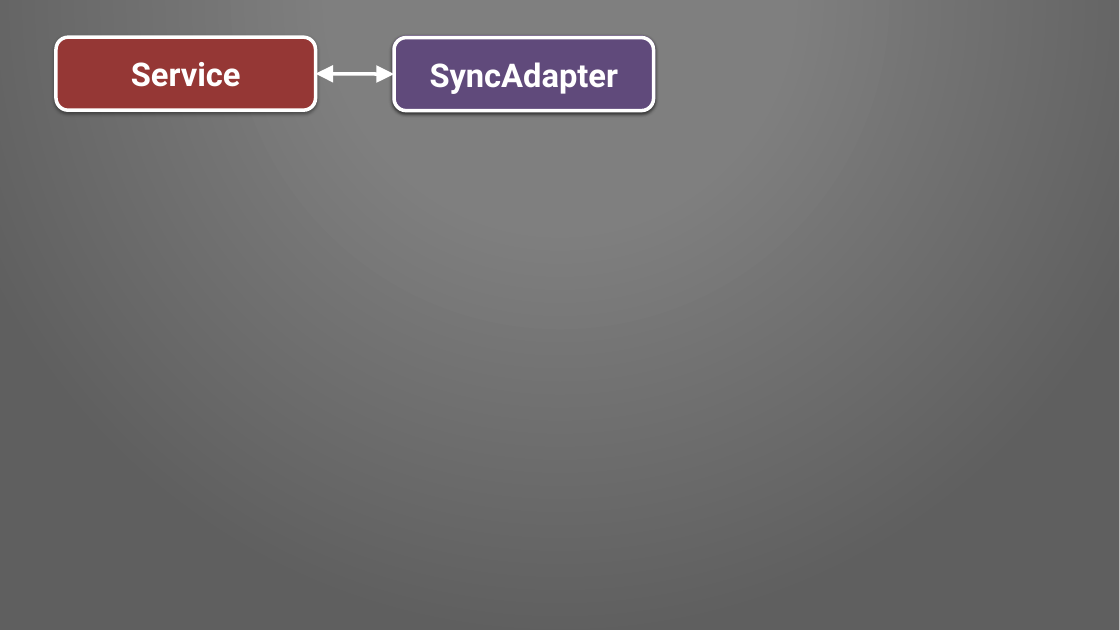
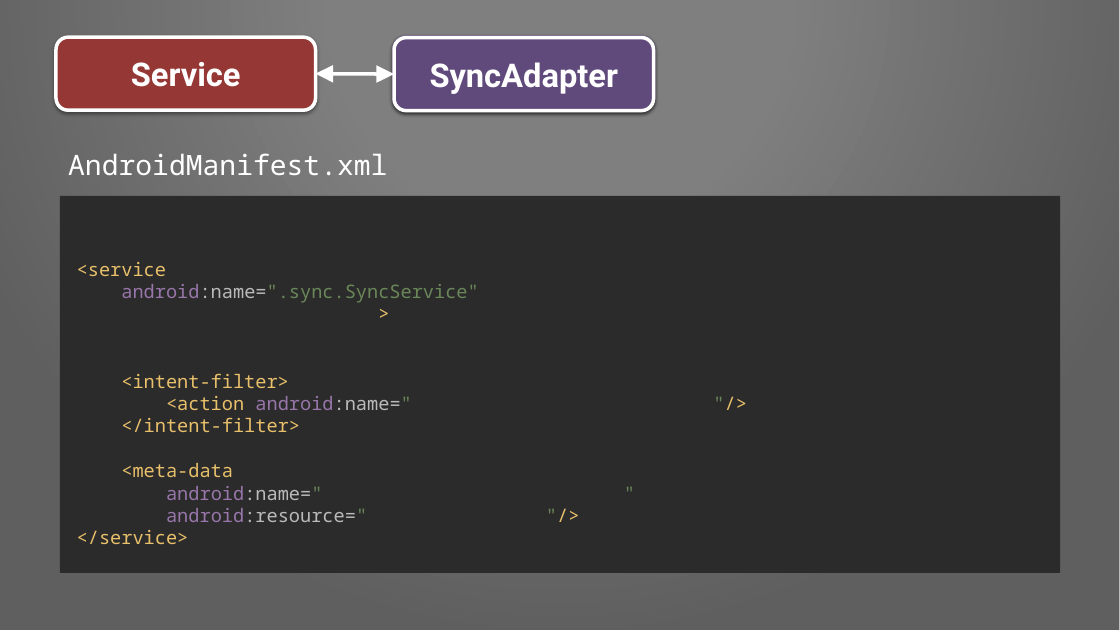
Before and after one commit to Pixplicity/sync-demo, a slide deck: slide 17 of I've been doing some syncing.pptx. Drawn at 1120x630 pixels with LibreOffice and Linux fonts; fonts in the diff are those of the drawing; background and template pictures are left out. Boxes give left, top, right and bottom in pixels: in the first picture for what was removed or moved away, otherwise in the second. Text is boxed around its words. In the diff, an @@ line names an element or a change of style, - is before the commit and + after.

Commit message:
reorganized opening into diagram provided code for manifest, syncadapter.xml and SyncService.java

```diff
--- a/I've been doing some syncing.pptx
+++ b/I've been doing some syncing.pptx
@@ text added at (x1=68, y1=153, x2=387, y2=175), 24 pt, text #FFFFFF @@
+AndroidManifest.xml
@@ rectangle added at (x1=60, y1=196, x2=1060, y2=573), fill #2B2B2B, 16 pt, text #E8BF6A @@
+<service
+android:name=".sync.SyncService"
+>
+<intent-filter>
+<action android:name=" "/>
+</intent-filter>
+<meta-data
+android:name=" "
+android:resource=" "/>
+</service>
```
Also in this commit, not shown: 4 other slides changed, 3 slides added, 1 slide removed.
